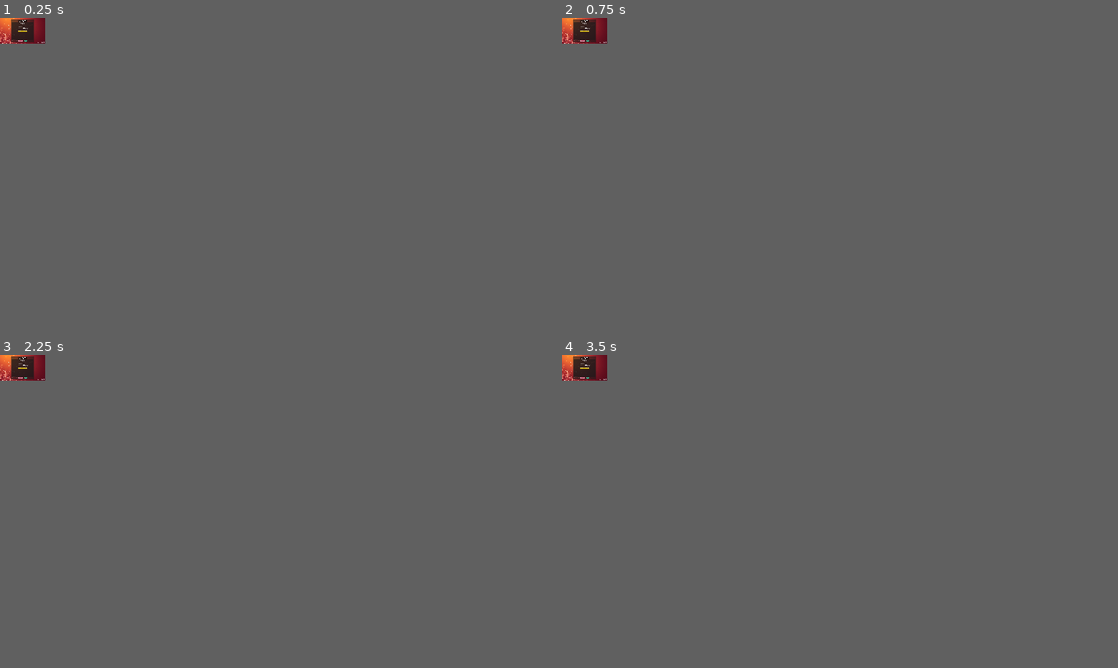
Above: before the commit, frames 1-4 (two rows, left to right).
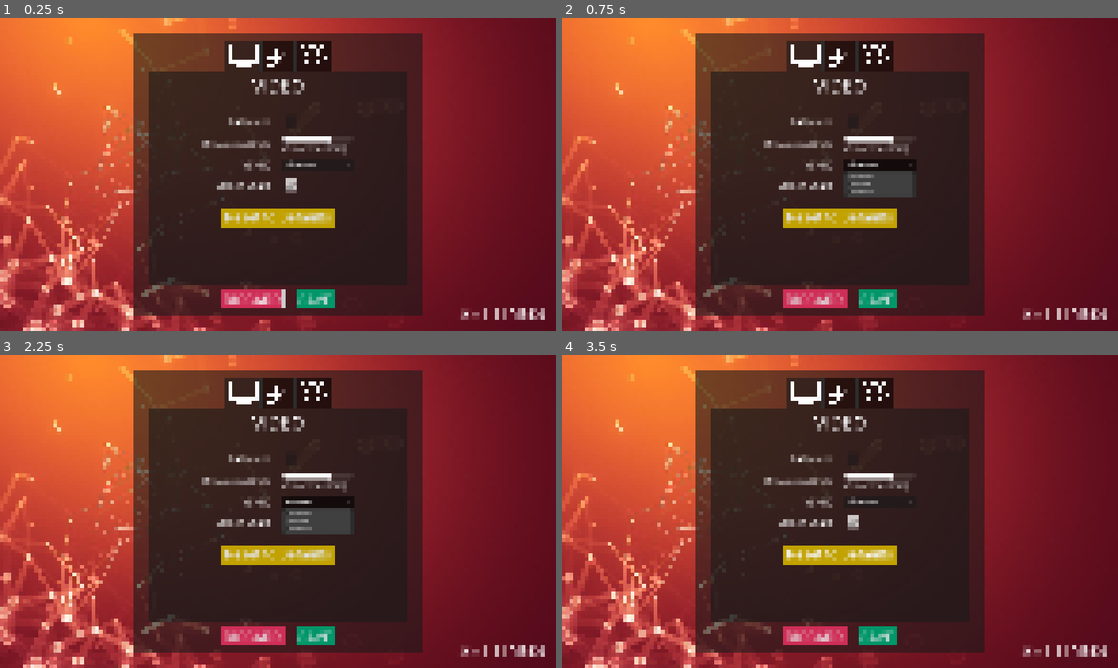
Above: after the commit, the same moments.

Repository: doruktuna/godot-template
Game: Godot game, scene res://ui/menus/settings_menu.tscn
Two runs of this game, one before a commit and one after it. Both use one fixed random seed, a clock stepped at 60 frames per second and the inputs below. This scene is started directly instead of the project's main scene.
Inputs (mouse positions are in pixels of both pictures, inside the frame that each line leads up to):
- Up to frame 1 (0.25 s): no input
- Up to frame 2 (0.75 s): click (589, 30) at 0.5 s, where only the run after the commit has a clickable "Disabled"
- Up to frame 3 (2.25 s): click (27, 367) at 1.27 s; click (27, 367) at 2 s, where only the run after the commit has a clickable "Enabled"
- Up to frame 4 (3.5 s): click "Reset to Defaults" at 2.75 s
In our replay, the window is 65x37 before the commit and 800x450 after it. These sizes can differ from the game's own. Grey fills any space a smaller window leaves; there, only what the larger window draws over its background counts as a difference.

The runs differ from the first frame. In frame 1, 66% of the frame differs, in the area x 0-100%, y 0-100%; in frame 2, 67%; in frame 3, 67%; in frame 4, 66%.

Commit message:
FEAT: VSYNC and screen shake settings

Diff:
--- a/globals/settings_manager.gd
+++ b/globals/settings_manager.gd
@@ -8,6 +8,8 @@
 const WIDTH_STEP := 16
 const TITLE_BAR_MARGIN := 48
 
+enum vsync_modes {DISABLED = 0, ENABLED, ADAPTIVE}
+
 const DEFAULTS := {
 	"audio": {
 		"master": 1.0,
@@ -17,8 +19,9 @@
 	},
 	"video": {
 		"fullscreen": false,
-		"resolution_scale": 0.5,
-		"vsync": true,
+		"resolution_scale": 0.75,
+		"vsync": vsync_modes.DISABLED,
+		"screen_shake": true,
 	},
 }
 
@@ -131,9 +134,15 @@
 			_apply_resolution_scale(value)
 
 		["video", "vsync"]:
-			DisplayServer.window_set_vsync_mode(
-				DisplayServer.VSYNC_ENABLED if value else DisplayServer.VSYNC_DISABLED
-			)
+			match value:
+				vsync_modes.DISABLED:
+					DisplayServer.window_set_vsync_mode(DisplayServer.VSYNC_DISABLED)
+				vsync_modes.ENABLED:
+					DisplayServer.window_set_vsync_mode(DisplayServer.VSYNC_ENABLED)
+				vsync_modes.ADAPTIVE:
+					DisplayServer.window_set_vsync_mode(DisplayServer.VSYNC_ADAPTIVE)
+				_:
+					push_error("Unknown vsync mode: ", value)
 
 
 func _set_bus_volume(bus_name: String, linear: float) -> void:
--- a/ui/main_theme.tres
+++ b/ui/main_theme.tres
@@ -231,6 +231,34 @@
 border_width_top = 2
 border_width_right = 2
 border_width_bottom = 2
+
+[sub_resource type="StyleBoxFlat" id="StyleBoxFlat_0acqk"]
+content_margin_left = 8.0
+content_margin_top = 4.0
+content_margin_right = 8.0
+content_margin_bottom = 4.0
+bg_color = Color(0.1, 0.1, 0.1, 0.6)
+border_width_left = 2
+border_width_top = 2
+border_width_right = 2
+border_width_bottom = 2
+corner_radius_top_left = 3
+corner_radius_top_right = 3
+corner_radius_bottom_right = 3
+corner_radius_bottom_left = 3
+corner_detail = 5
+
+[sub_resource type="StyleBoxFlat" id="StyleBoxFlat_efp5j"]
+content_margin_left = 8.0
+content_margin_top = 4.0
+content_margin_right = 8.0
+content_margin_bottom = 4.0
+bg_color = Color(0.1, 0.1, 0.1, 0.6)
+corner_radius_top_left = 3
+corner_radius_top_right = 3
+corner_radius_bottom_right = 3
+corner_radius_bottom_left = 3
+corner_detail = 5
 
 [resource]
 CheckBox/icons/checked = SubResource("DPITexture_6tukj")
@@ -282,3 +310,7 @@
 MenuRejectButton/styles/hover = SubResource("StyleBoxFlat_14qxj")
 MenuRejectButton/styles/normal = SubResource("StyleBoxFlat_r8m6n")
 MenuRejectButton/styles/pressed = SubResource("StyleBoxFlat_hf1n1")
+OptionButton/font_sizes/font_size = 24
+OptionButton/styles/focus = SubResource("StyleBoxFlat_0acqk")
+OptionButton/styles/hover = SubResource("StyleBoxFlat_0acqk")
+OptionButton/styles/normal = SubResource("StyleBoxFlat_efp5j")
--- a/ui/menus/settings_menu.gd
+++ b/ui/menus/settings_menu.gd
@@ -10,6 +10,8 @@
 @onready var resolution_scale_slider: HSlider = %ResolutionScaleSlider
 @onready var resolution_scale_label: Label = %ResolutionScaleLabel
 @onready var resolution_value: Label = %ResolutionValue
+@onready var vsync_option_button: OptionButton = %VsyncOptionButton
+@onready var screen_shake_check_box: CheckBox = %ScreenShakeCheckBox
 
 # Audio settings
 @onready var audio_defaults_button: Button = %AudioDefaultsButton
@@ -25,9 +27,12 @@
 	save_button.pressed.connect(_on_save_pressed)
 
 	# Video input signals
+	video_defaults_button.pressed.connect(_return_video_to_defaults)
 	fullscreen_check_box.toggled.connect(_on_fullscreen_check_box_toggled)
 	resolution_scale_slider.value_changed.connect(_on_resolution_scale_slider_value_changed)
 	resolution_scale_slider.drag_ended.connect(_on_resolution_scale_slider_drag_ended)
+	vsync_option_button.item_selected.connect(_on_vsync_option_button_item_selected)
+	screen_shake_check_box.toggled.connect(_on_screen_shake_check_box_toggled)
 
 	# Audio input signals
 	audio_defaults_button.pressed.connect(_return_audio_to_defaults)
@@ -72,11 +77,18 @@
 func _update_video_ui_from_settings() -> void:
 	resolution_scale_slider.value = SettingsManager.get_setting("video", "resolution_scale")
 	fullscreen_check_box.button_pressed = SettingsManager.get_setting("video", "fullscreen")
+	vsync_option_button.selected = SettingsManager.get_setting("video", "vsync")
+	screen_shake_check_box.button_pressed = SettingsManager.get_setting("video", "screen_shake")
 
 
 func _return_audio_to_defaults() -> void:
 	SettingsManager.reset_to_defaults_for_a_section("audio")
 	_update_audio_ui_from_settings()
+
+
+func _return_video_to_defaults() -> void:
+	SettingsManager.reset_to_defaults_for_a_section("video")
+	_update_video_ui_from_settings()
 
 
 func _on_sfx_slider_value_changed(slider_value: float) -> void:
@@ -118,6 +130,15 @@
 		SettingsManager.set_setting("video", "resolution_scale", resolution_scale_slider.value)
 
 
+func _on_vsync_option_button_item_selected(index: int) -> void:
+	# This directly works since the option button follows the order of vsync_modes enum
+	SettingsManager.set_setting("video", "vsync", index)
+
+
+func _on_screen_shake_check_box_toggled(toggled_on: bool) -> void:
+	SettingsManager.set_setting("video", "screen_shake", toggled_on)
+
+
 func set_bus_volume(bus_name: String, linear_value: float) -> void:
 	var bus_index = AudioServer.get_bus_index(bus_name)
 	AudioServer.set_bus_volume_db(bus_index, linear_to_db(linear_value))
--- a/ui/menus/settings_menu.tscn
+++ b/ui/menus/settings_menu.tscn
@@ -136,6 +136,32 @@
 layout_mode = 2
 theme_override_font_sizes/font_size = 24
 text = "(0.5 → 1920 * 1080)"
+
+[node name="VsyncLabel" type="Label" parent="Panel/MarginContainer/VBoxContainer/TabContainer/Video/VBoxContainer/GridContainer" unique_id=382901171]
+layout_mode = 2
+text = "VSYNC"
+horizontal_alignment = 2
+
+[node name="VsyncOptionButton" type="OptionButton" parent="Panel/MarginContainer/VBoxContainer/TabContainer/Video/VBoxContainer/GridContainer" unique_id=992026313]
+unique_name_in_owner = true
+layout_mode = 2
+selected = 0
+item_count = 3
+popup/item_0/text = "Disabled"
+popup/item_0/id = 0
+popup/item_1/text = "Enabled"
+popup/item_1/id = 1
+popup/item_2/text = "Adaptive"
+popup/item_2/id = 2
+
+[node name="ScreenShakeLabel" type="Label" parent="Panel/MarginContainer/VBoxContainer/TabContainer/Video/VBoxContainer/GridContainer" unique_id=906323894]
+layout_mode = 2
+text = "Screen Shake"
+horizontal_alignment = 2
+
+[node name="ScreenShakeCheckBox" type="CheckBox" parent="Panel/MarginContainer/VBoxContainer/TabContainer/Video/VBoxContainer/GridContainer" unique_id=345749490]
+unique_name_in_owner = true
+layout_mode = 2
 
 [node name="HSeparator3" type="HSeparator" parent="Panel/MarginContainer/VBoxContainer/TabContainer/Video/VBoxContainer" unique_id=500635074]
 custom_minimum_size = Vector2(0, 40)
